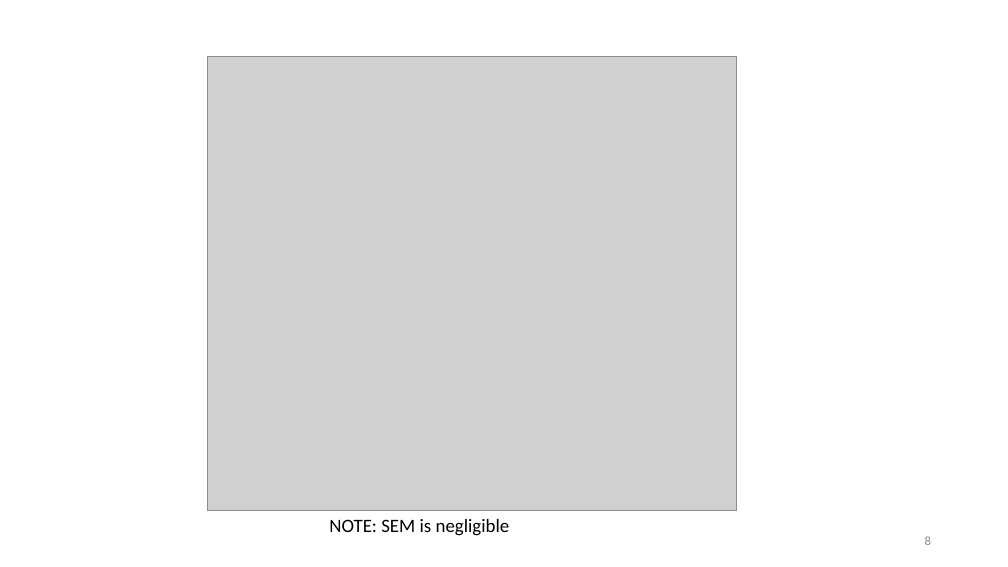
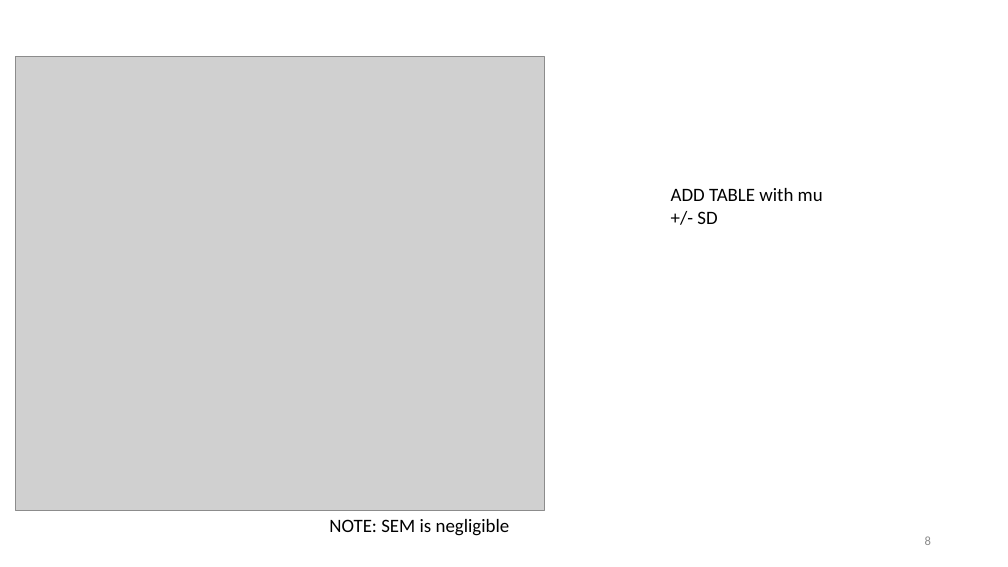
Before and after one commit to KongLabRUSP/mes13, a slide deck: slide 8 of docs/mes13_tiia_v3.pptx. Drawn at 1008x567 pixels with LibreOffice and Linux fonts; fonts in the diff are those of the drawing; grey boxes stand for pictures. Boxes give left, top, right and bottom in pixels: in the first picture for what was removed or moved away, otherwise in the second. Text is boxed around its words. In the diff, an @@ line names an element or a change of style, - is before the commit and + after.

```diff
--- a/docs/mes13_tiia_v3.pptx
+++ b/docs/mes13_tiia_v3.pptx
@@ picture: place and size @@
-picture at <box>208,57,737,510</box>
+picture at <box>15,57,544,510</box>
@@ text added at <box>671,188,823,224</box>, 18 pt, text #000000 @@
+ADD TABLE with mu +/- SD
```
Also in this commit, not shown: 1 other slide changed, 3 slides added, 3 slides removed, 14 other files.
